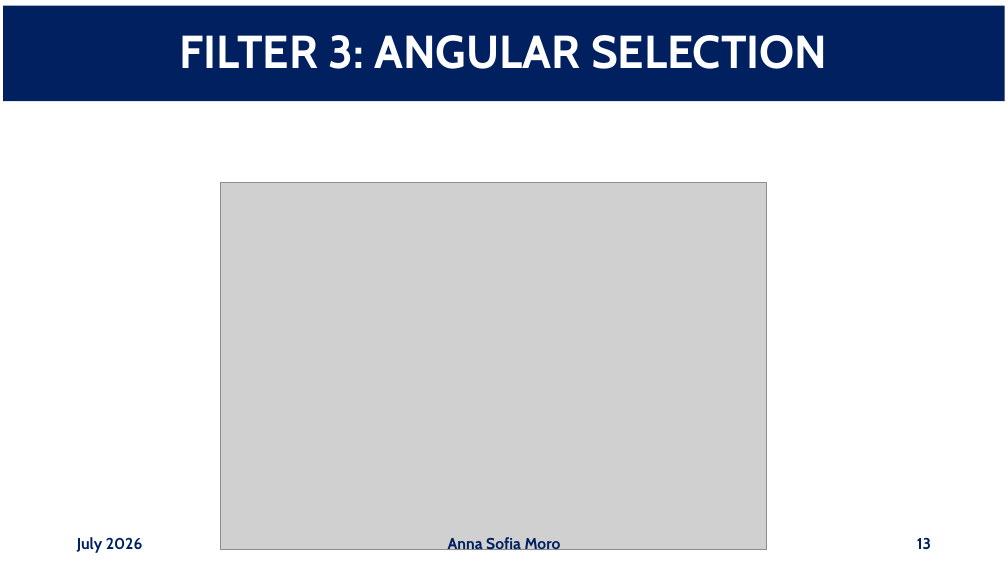
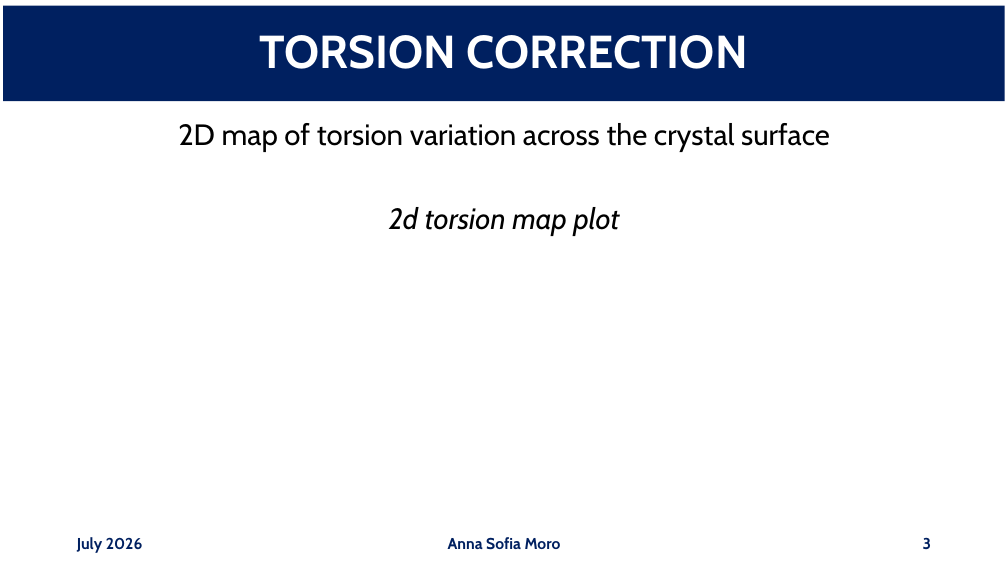
Before and after one commit to annaasofia/tesi, a slide deck: slide 3 of slides/week3.pptx (slide 13 before the commit). Drawn at 1008x567 pixels with LibreOffice and Linux fonts; fonts in the diff are those of the drawing; grey boxes stand for pictures. Boxes give left, top, right and bottom in pixels: in the first picture for what was removed or moved away, otherwise in the second. Text is boxed around its words. In the diff, an @@ line names an element or a change of style, - is before the commit and + after.

```diff
--- a/slides/week3.pptx
+++ b/slides/week3.pptx
@@ title at <box>260,35,748,69</box>: text changed @@
-FILTER 3: ANGULAR SELECTION
+TORSION CORRECTION
@@ text added at <box>178,123,830,236</box>, 28 pt, text #000000 @@
+2D map of torsion variation across the crystal surface
+2d torsion map plot
@@ picture removed at <box>221,182,767,549</box> @@
@@ page number at <box>923,537,931,549</box>: text changed @@
-13
+3
```
Also in this commit, not shown: 5 other slides changed, 10 slides removed, 1 other file.
